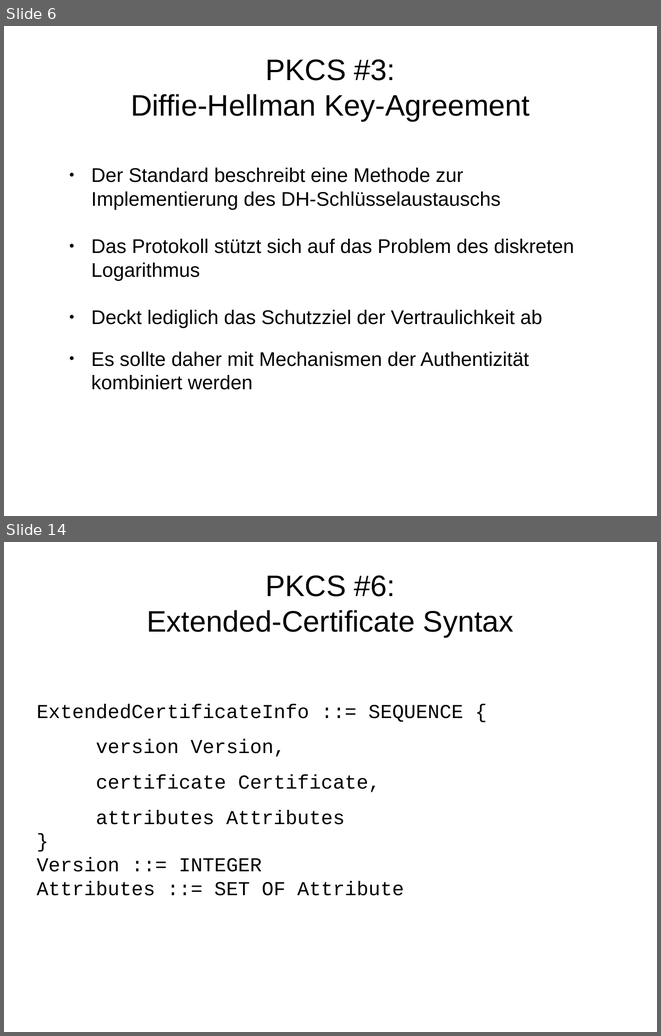
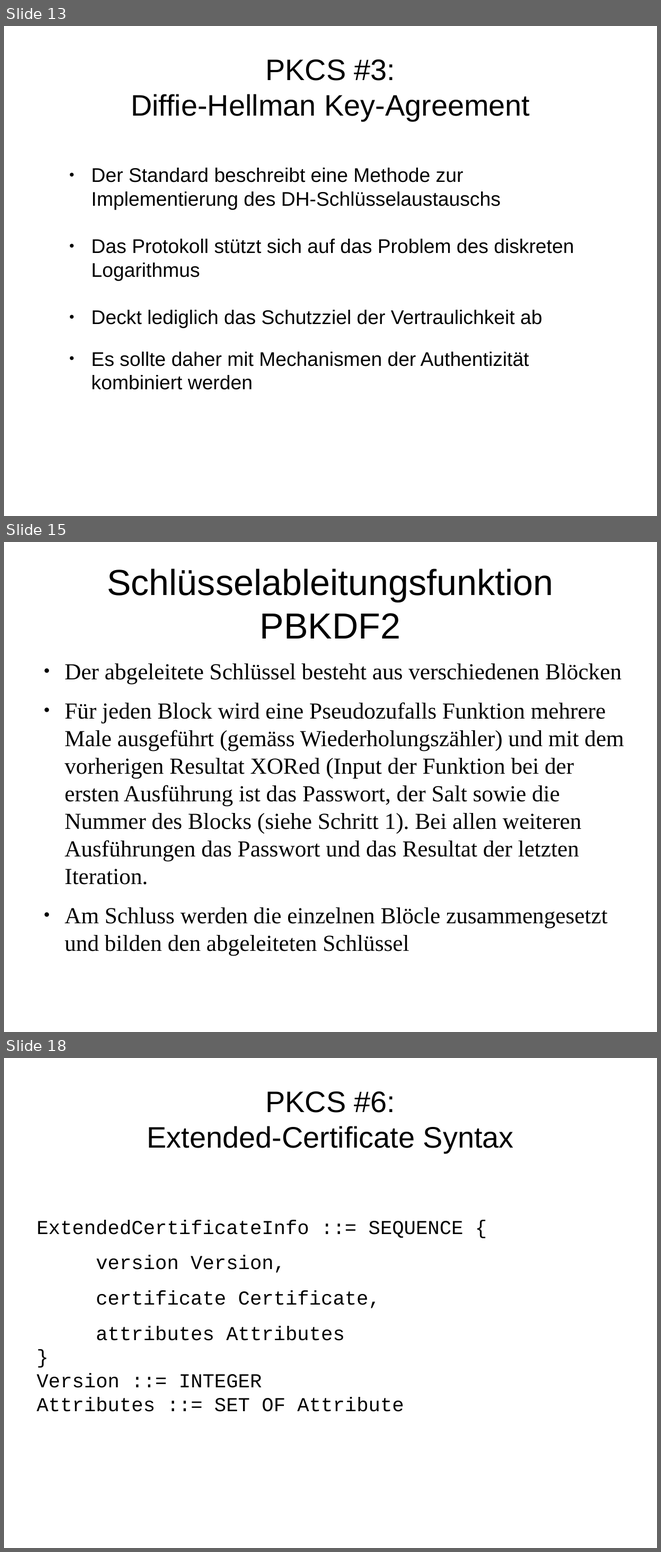
Before and after one commit to FFHS-Inf-2010-students/sa-krypt, a slide deck: pres/praesentation.odp. Shown one above the other, each under a label of ours: slides 6 and 14 before the commit, slides 13, 15 and 18 after it; the slides between them are not shown. The pictures are 661x1036 and 661x1552 pixels, drawn with LibreOffice and Linux fonts; fonts in the diff are those of the drawing. Boxes give left, top, right and bottom in pixels: in the first picture for what was removed or moved away, otherwise in the second. Text is boxed around its words. In the diff, an @@ line names an element or a change of style, - is before the commit and + after.

```diff
--- a/pres/praesentation.odp
+++ b/pres/praesentation.odp
@@ slide 15 added at [4, 542, 657, 1032], background #FFFFFF @@
@@ title added at [107, 568, 553, 638], 44 pt, text #000000 @@
+Schlüsselableitungsfunktion PBKDF2
@@ text added at [64, 663, 624, 951], 27.9 pt, text #000000 @@
+● Der abgeleitete Schlüssel besteht aus verschiedenen Blöcken
+● Für jeden Block wird eine Pseudozufalls Funktion mehrere Male ausgeführt (gemäss Wiederholungszähler) und mit dem vorherigen Resultat XORed (Input der Funktion bei der ersten Ausführung ist das Passwort, der Salt sowie die Nummer des Blocks (siehe Schritt 1). Bei allen weiteren Ausführungen das Passwort und das Resultat der letzten Iteration.
+● Am Schluss werden die einzelnen Blöcle zusammengesetzt und bilden den abgeleiteten Schlüssel
@@ what was slide 6 is now slide 13 @@
@@ what was slide 14 is now slide 18 @@
```
Also in this commit, not shown: 13 slides changed, 5 other slides added, 1 slide removed.
